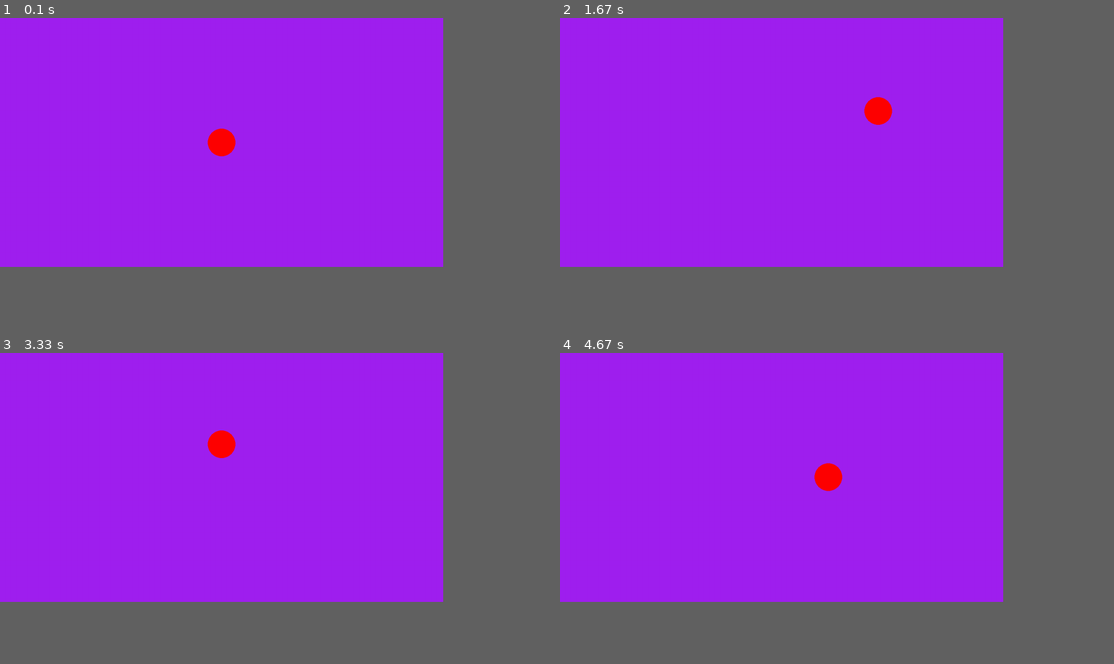
Above: before the commit, frames 1-4 (two rows, left to right).
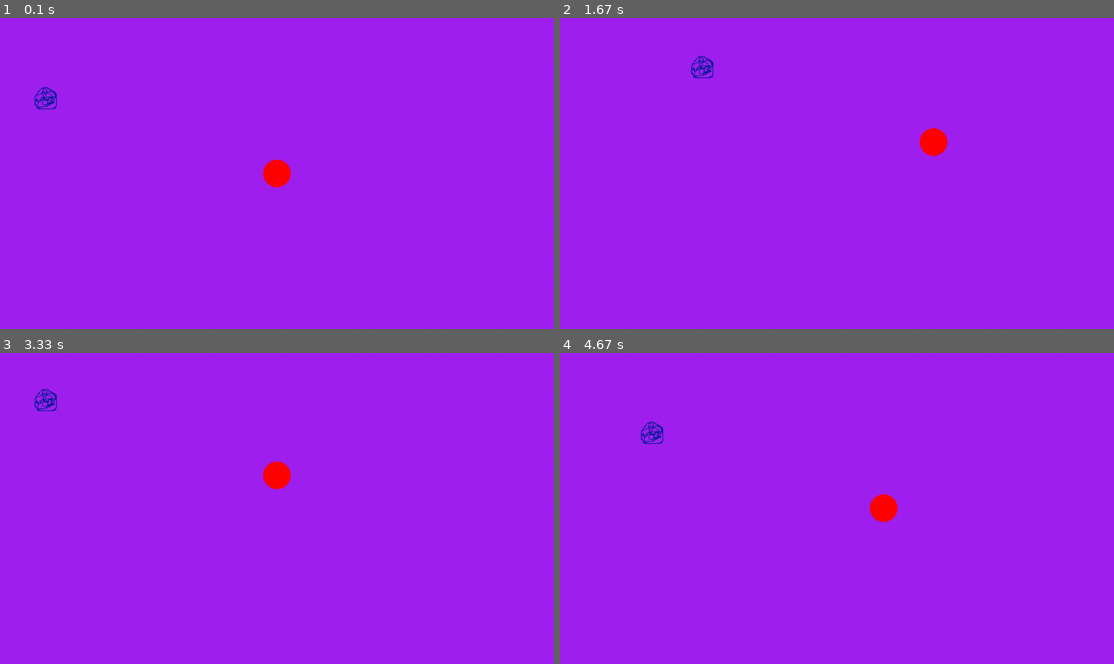
Above: after the commit, the same moments.

Repository: andrew-kula931/Programs
Game: pygame game, started from PyGame/PygameTest.py
Two runs of this game, one before a commit and one after it. Both use one fixed random seed, a clock stepped at 60 frames per second and the inputs below.
Inputs:
- Up to frame 1 (0.1 s): no input
- Up to frame 2 (1.67 s): hold D 0.33-0.8 s; hold W 0.83-1.13 s; hold D 1.17-1.63 s
- Up to frame 3 (3.33 s): hold A 1.67-2.2 s; hold S 2.23-2.53 s; hold A 2.57-2.97 s; hold W from 3 s (still down)
- Up to frame 4 (4.67 s): release W at 3.37 s; hold D 3.4-4.03 s; hold S 4.07-4.43 s; hold A from 4.47 s (still down)
The window is 720x405 before the commit and 900x506 after it. Grey fills any space a smaller window leaves; there, only what the larger window draws over its background counts as a difference.

The runs differ from the first frame. In frame 1, 0.9% of the frame differs, in the area x 6-53%, y 22-55%; in frame 2, 0.9%, in the area x 23-70%, y 12-45%; in frame 3, 0.9%; in frame 4, 0.9%.

Commit message:
A few more misc edits

Diff:
--- a/PyGame/PygameTest.py
+++ b/PyGame/PygameTest.py
@@ -1,15 +1,19 @@
+import sys
 import pygame
 
 # pygame setup
 class Game:
     def __init__(self):
         pygame.init()
-        self.screen = pygame.display.set_mode((1280, 720))
+        self.screen = pygame.display.set_mode((1600, 900))
         self.clock = pygame.time.Clock()
         self.dt = 0
 
         pygame.display.set_caption('Starter Game')
         self.player_pos = pygame.Vector2(self.screen.get_width() / 2, self.screen.get_height() / 2)
+
+        self.test_image = pygame.image.load("images/test2.png")
+        self.image_pos = [100, 200]
 
     def run(self):
         while True:
@@ -21,17 +25,23 @@
             # fill the screen with a color to wipe away anything from last frame
             self.screen.fill("purple")
 
+            self.screen.blit(self.test_image, self.image_pos)
+
             pygame.draw.circle(self.screen, "red", self.player_pos, 40)
 
             keys = pygame.key.get_pressed()
             if keys[pygame.K_w]:
                 self.player_pos.y -= 300 * dt
+                self.image_pos[1] -= 300 * dt
             if keys[pygame.K_s]:
                 self.player_pos.y += 300 * dt
+                self.image_pos[1] += 300 * dt
             if keys[pygame.K_a]:
                 self.player_pos.x -= 300 * dt
+                self.image_pos[0] -= 300 * dt
             if keys[pygame.K_d]:
                 self.player_pos.x += 300 * dt
+                self.image_pos[0] += 300 * dt
 
             # flip() the display to put your work on screen
             pygame.display.flip()
Binary file added: PyGame/images/test.png
Binary file added: PyGame/images/test2.png
Binary file added: PyGame/images/test3.png
